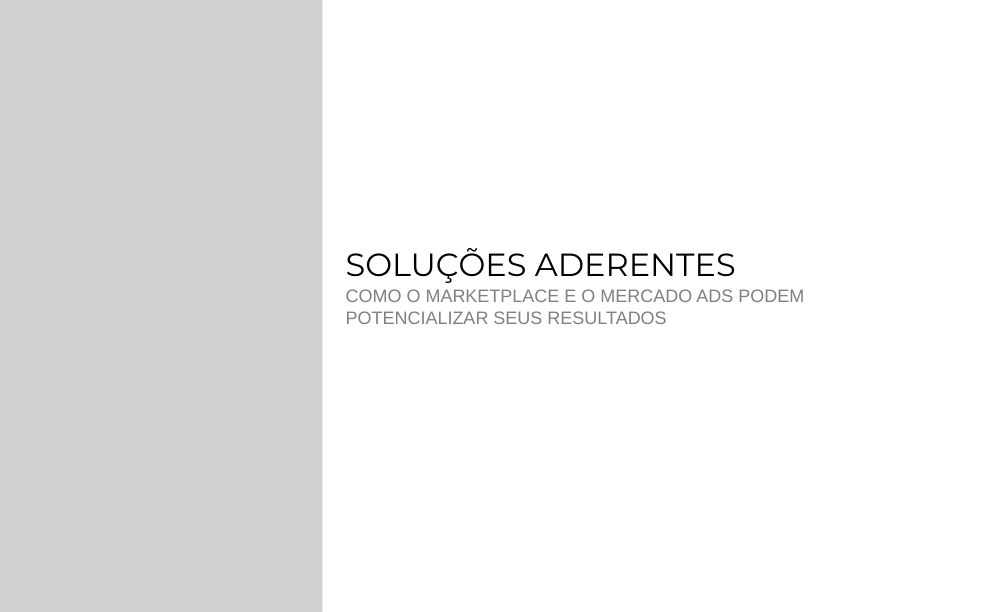
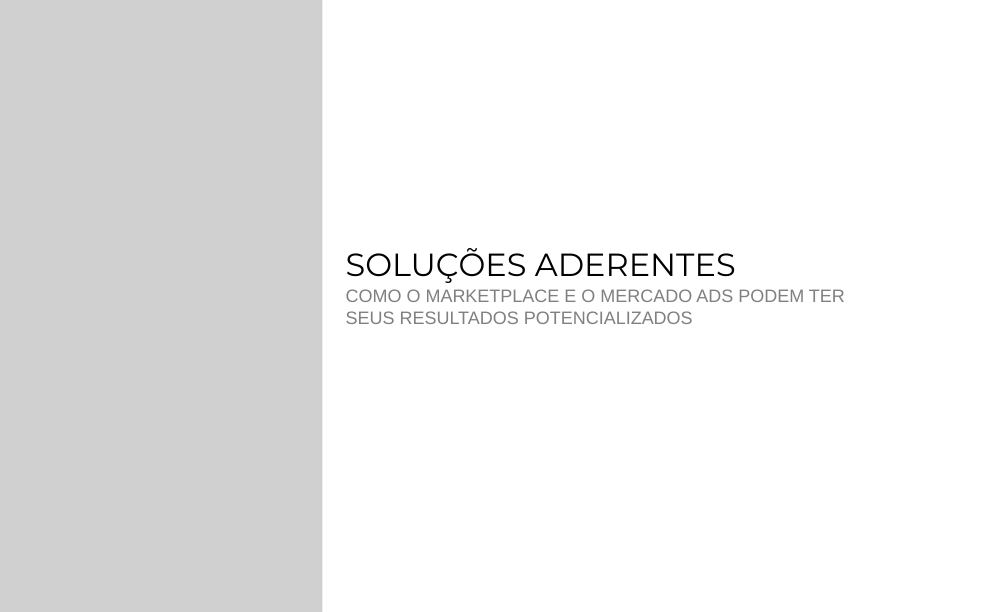
Before and after one commit to AndreBertollo/Desafio-Mercado-Livre, a slide deck: slide 16 of Apresentação/Estudo de Mercado - Aderência Meli Mercado Argentino.pptx. Drawn at 1008x612 pixels with LibreOffice and Linux fonts; fonts in the diff are those of the drawing; grey boxes stand for pictures. Boxes give left, top, right and bottom in pixels: in the first picture for what was removed or moved away, otherwise in the second. Text is boxed around its words. In the diff, an @@ line names an element or a change of style, - is before the commit and + after.

```diff
--- a/Apresentação/Estudo de Mercado - Aderência Meli Mercado Argentino.pptx
+++ b/Apresentação/Estudo de Mercado - Aderência Meli Mercado Argentino.pptx
@@ text at bbox=[346, 289, 845, 324]: text changed @@
-COMO O MARKETPLACE E O MERCADO ADS PODEM POTENCIALIZAR SEUS RESULTADOS
+COMO O MARKETPLACE E O MERCADO ADS PODEM TER SEUS RESULTADOS POTENCIALIZADOS
```
Also in this commit, not shown: 18 other slides changed, 1 other file.
